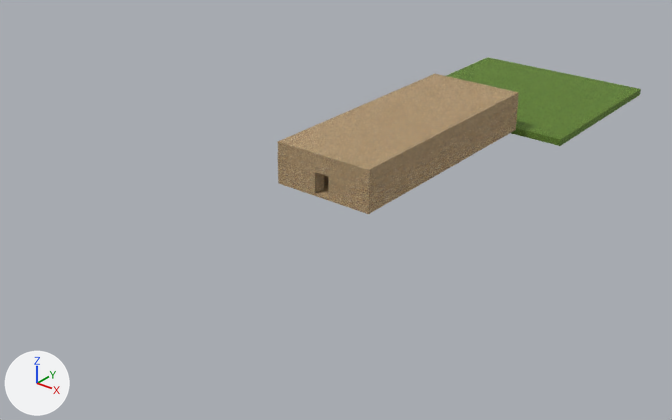
Renders of the FBX model Game/Assets/modelData/0_0.fbx from each side of a commit.
Both versions are drawn from a 50 mm camera at (23.6, -34.8, 17.3) aimed at (-1.4, -3.6, -2.0). The axes (+X, +Y, +Z) are drawn at lower left. The lights are the same throughout. Where no turn or scale is listed for an object, it has been applied to the vertices.
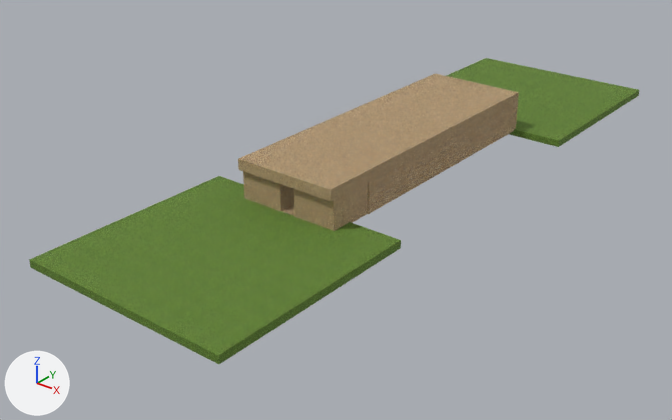
Edits to the bpy script that builds the scene:
```text
Add me_mesh_030:
    me_mesh_030.from_pydata(...)  # a box spanning x -1.06..1.06, y -1.44..1.44, z 0.0..1.54
    me_mesh_030.materials.append(mat_ground)  # picture img_depositphotos_33233613_stock_photo_dirty_rocky_ground_seamless_tileable_jpg
Change ob_box009:
    ob_box009.location: (0.0, 11.43, -0.25) -> (0.0, 11.23, -0.25)
Change ob_plane001:
    ob_plane001.location: (0.0, 0.0, 0.13) -> (0.0, -1.12, 0.13)
    ob_plane001.scale: (0.0254, 0.0254, 0.0254) -> (0.0254, 0.0299, 0.0254)
Change ob_box010:
    ob_box010.location: (0.0, 0.0, 1.52) -> (0.0, -1.25, 1.52)
    ob_box010.scale: (0.0254, 0.0254, 0.0254) -> (0.0254, 0.0305, 0.0254)
Add ob_box013:
    ob_box013 = bpy.data.objects.new('Box013', me_mesh_026.copy())  # the mesh of ob_box009
    ob_box013.location = (0.0, -12.66, -0.25)
Add ob_box012:
    ob_box012 = bpy.data.objects.new('Box012', me_mesh_030)
    ob_box012.location = (1.44, -7.17, 0.0)
Add ob_box011:
    ob_box011 = bpy.data.objects.new('Box011', me_mesh_030.copy())
    ob_box011.location = (-1.44, -7.17, 0.0)
```

Where the change shows, as pixel boxes [x1, y1, x2, y2] in the pictures (672 x 420 px):
'Box013', added: after [29, 176, 401, 364]
'Box010', moved, rescaled (17% wider, 19% taller): before [278, 74, 519, 181]; after [238, 74, 519, 201]
'Box009', moved: before [446, 57, 641, 146]; after [446, 58, 639, 147]
'Box012', added (brown): after [294, 182, 368, 231]
'Box011', added (brown): after [243, 171, 294, 211]
'Plane001', moved, rescaled: before [315, 175, 329, 198]; after [282, 204, 294, 215]
